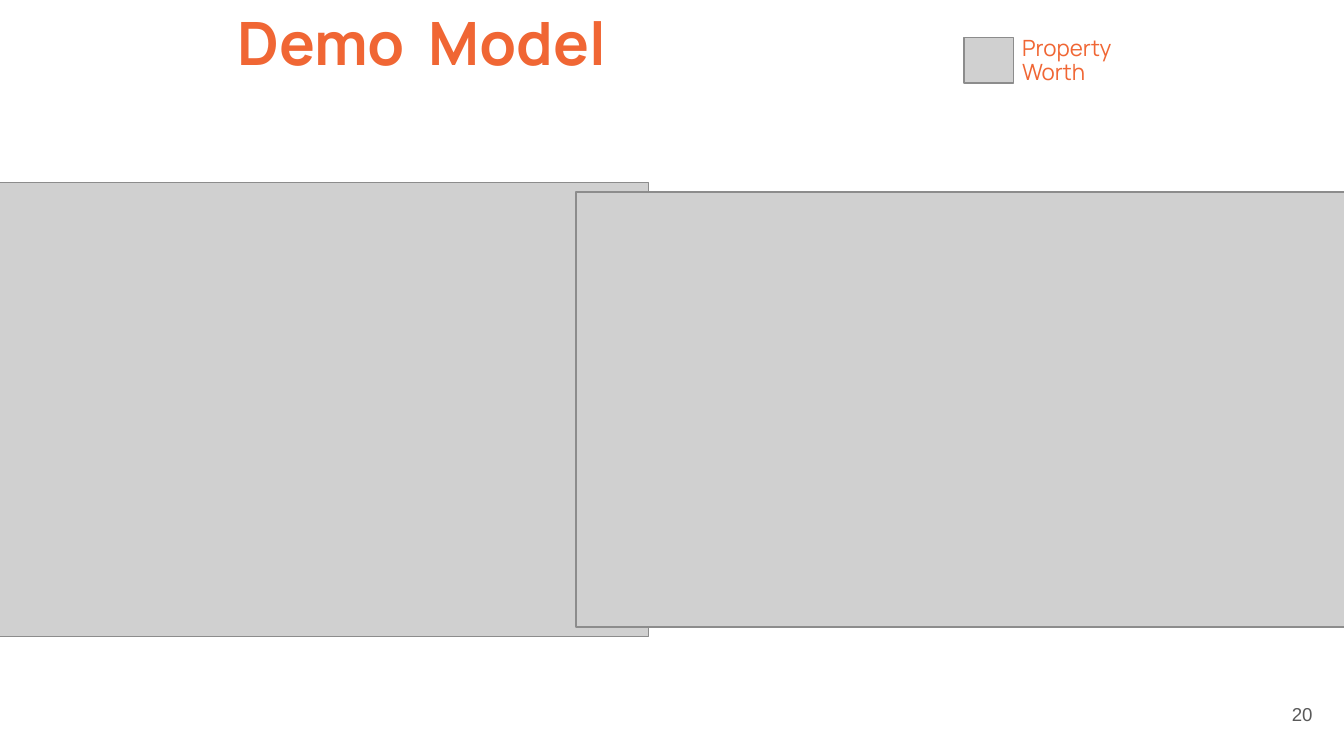
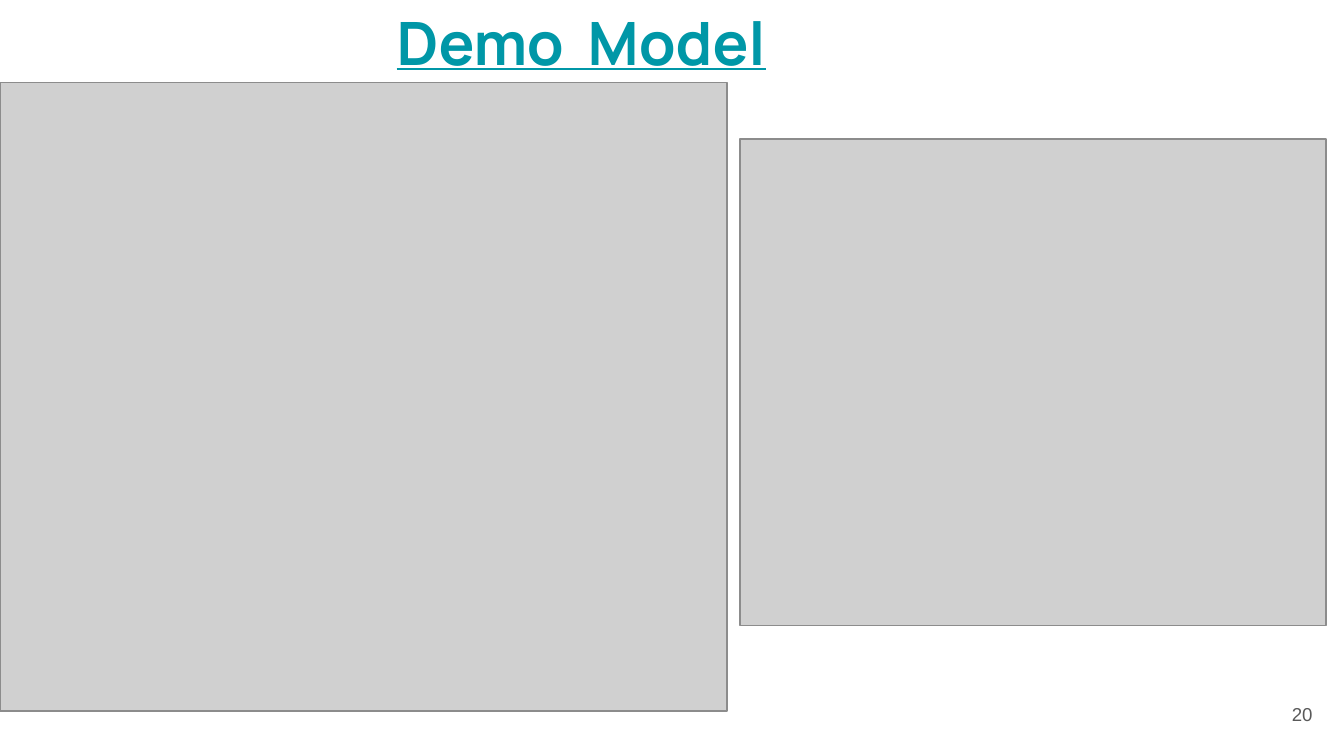
Before and after one commit to FTDS-assignment-bay/p2-final-project-p2-final-project-ftds-030-rmt-group-2, a slide deck: slide 20 of H8_Final_Project_G2_RMT30.pptx. Drawn at 1344x756 pixels with LibreOffice and Linux fonts; fonts in the diff are those of the drawing; grey boxes stand for pictures; background and template pictures are left out. Boxes give left, top, right and bottom in pixels: in the first picture for what was removed or moved away, otherwise in the second. Text is boxed around its words. In the diff, an @@ line names an element or a change of style, - is before the commit and + after.

```diff
--- a/H8_Final_Project_G2_RMT30.pptx
+++ b/H8_Final_Project_G2_RMT30.pptx
@@ text "Demo Model" at (397,21,766,70): text colour #F06634 to #0097A7, underline on; alignment left to centre @@
@@ picture removed at (964,38,1013,83) @@
@@ text removed at (1022,40,1111,81) @@
-Property
-Worth
@@ picture: place and size @@
-picture at (0,183,648,637)
+picture at (0,82,727,711)
@@ picture: place and size @@
-picture at (577,192,1344,628)
+picture at (741,140,1327,626)
```
Also in this commit, not shown: 5 other slides changed.
